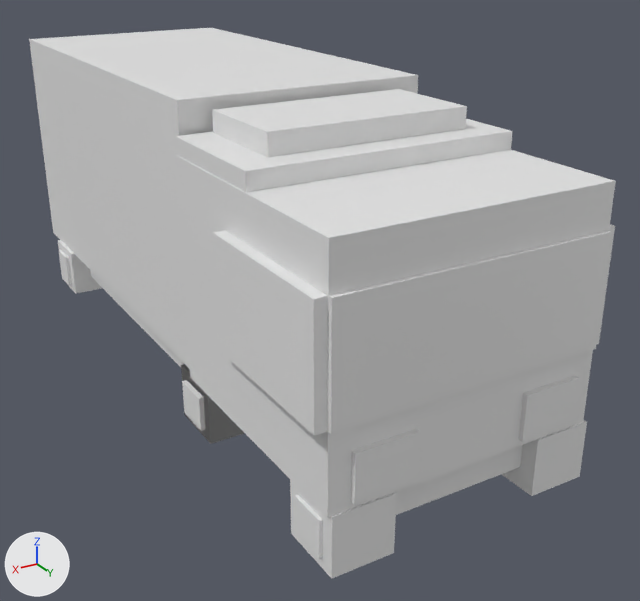
The Blender file Camion_Crossy_Road.blend, before and after one commit.
Both versions are drawn from a 50 mm camera at (8.8, 11.48, 7.62) aimed at (1.7, -0.35, 1.71). Arrows for +X, +Y and +Z are at lower left; the lights stay in place.

The scene before the commit, as lines of its bpy script (objects in view):
```python
ob_base = bpy.data.objects.new('base', me_cube_023)
ob_base.location = (2.49, -0.94, 1.2)
ob_base.rotation_euler = (0.0, 3.142, 0.0)  # degrees (0, 180, 0)
ob_cabinadelantera = bpy.data.objects.new('cabinaDelantera', me_cube_020)
ob_cabinadelantera.location = (2.48, 2.52, 3.1)
ob_focoizq = bpy.data.objects.new('focoIzq', me_cube_030)
ob_focoizq.location = (3.74, 4.5, 1.88)
ob_focoizq.rotation_euler = (-1.571, -1.571, 0.0)  # degrees (-90, -90, 0)
ob_llanta2 = bpy.data.objects.new('llanta2', me_cube_012)
ob_llanta2.location = (4.0, 4.0, 1.0)
ob_llanta3 = bpy.data.objects.new('llanta3', me_cube_013)
ob_llanta3.location = (0.87, 4.0, 1.0)
ob_llanta4 = bpy.data.objects.new('llanta4', me_cube_014)
ob_llanta4.location = (4.0, -6.0, 1.0)
ob_llanta6 = bpy.data.objects.new('llanta6', me_cube_015)
ob_llanta6.location = (4.0, 0.62, 1.0)
ob_ventanaizq = bpy.data.objects.new('ventanaIzq', me_cube_027)
ob_ventanaizq.location = (4.57, 3.25, 3.34)
ob_ventanaizq.rotation_euler = (1.571, 0.0, 1.571)  # degrees (90, 0, 90)
ob_visor = bpy.data.objects.new('visor', me_cube_026)
ob_visor.location = (2.49, 4.49, 3.35)
ob_visor.rotation_euler = (-1.571, -1.571, 0.0)  # degrees (-90, -90, 0)
# also in view: 'cabinaTrasera' at (2.43, -3.26, 3.44); 'rin1' at (4.47, 3.99, 1.0); 'techoBase' at (2.48, 1.61, 4.88); 'techoSuperior' at (2.45, 1.43, 5.16); 'focoDer' at (1.2, 4.5, 1.88)
```
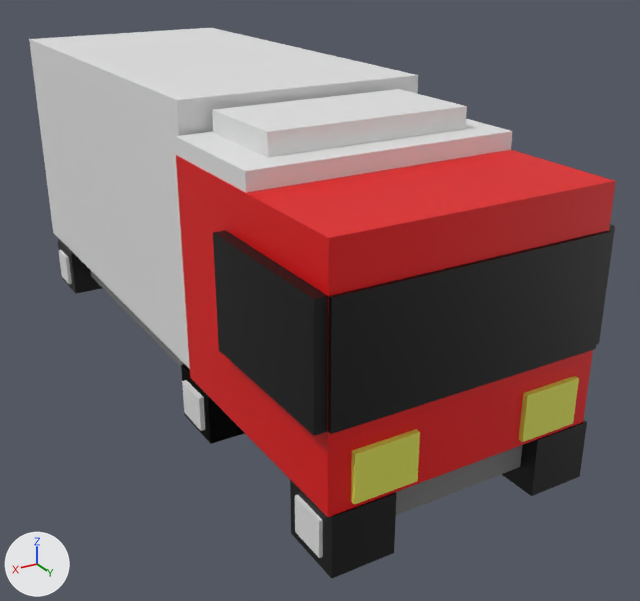
Commit message: camion
agregue color al camion

Where the change shows, as pixel boxes (x1, y1, x2, y2) in the pictures (640 x 601 px):
'cabinaDelantera', recoloured (grey to red)
    both: (176, 150, 616, 517)
'visor', recoloured (grey to black)
    both: (328, 231, 612, 434)
'ventanaIzq', recoloured (grey to black)
    both: (213, 230, 328, 436)
'llanta2', recoloured (grey to black)
    both: (290, 480, 397, 579)
'focoIzq', recoloured (grey to yellow)
    both: (351, 429, 420, 505)
'llanta3', recoloured (grey to black)
    both: (502, 420, 587, 496)
'base', recoloured
    both: (90, 270, 522, 515)
'focoDer', recoloured (grey to yellow)
    both: (518, 376, 579, 442)
'llanta6', recoloured (grey to black)
    both: (181, 364, 245, 444)
'llanta4', recoloured (grey to black)
    both: (58, 240, 102, 294)

What changed in the scene script:
```text
Add mat_material_003:
    mat_material_003 = principled_material('Material.003')
    mat_material_003.base_color = (0.778, 0.8, 0.103)  # yellow #e4e75a
Add mat_material_001:
    mat_material_001 = principled_material('Material.001')
    mat_material_001.base_color = (0.0, 0.0, 0.0)  # black #000000
Add mat_material_005:
    mat_material_005 = principled_material('Material.005')
    mat_material_005.base_color = (0.202, 0.202, 0.202)  # grey #7c7c7c
Add mat_material_004:
    mat_material_004 = principled_material('Material.004')
    mat_material_004.base_color = (0.8, 0.0, 0.00159)  # red #e70005
Change me_cube_012:
    where me_cube_012.from_pydata(...)  # 8 vertices, 6 faces; spans x -0.444..0.444, y -0.483..0.483, z -0.434..0.434
    add me_cube_012.materials.append(mat_material_001)  # black #000000
Change me_cube_013:
    where me_cube_013.from_pydata(...)  # 8 vertices, 6 faces; spans x -0.444..0.444, y -0.483..0.483, z -0.434..0.434
    add me_cube_013.materials.append(mat_material_001)  # black #000000
Change me_cube_014:
    where me_cube_014.from_pydata(...)  # 8 vertices, 6 faces; spans x -0.444..0.444, y -0.483..0.483, z -0.434..0.434
    add me_cube_014.materials.append(mat_material_001)  # black #000000
Change me_cube_015:
    where me_cube_015.from_pydata(...)  # 8 vertices, 6 faces; spans x -0.444..0.444, y -0.483..0.483, z -0.434..0.434
    add me_cube_015.materials.append(mat_material_001)  # black #000000
Change me_cube_020:
    where me_cube_020.from_pydata(...)  # 8 vertices, 6 faces; spans x -2.01..2.01, y -1.94..1.94, z -1.66..1.66
    add me_cube_020.materials.append(mat_material_004)  # red #e70005
Change me_cube_023:
    where me_cube_023.from_pydata(...)  # 8 vertices, 6 faces; spans x -1.61..1.61, y -5.16..5.16, z -0.32..0.32
    add me_cube_023.materials.append(mat_material_005)  # grey #7c7c7c
Change me_cube_026:
    where me_cube_026.from_pydata(...)  # 8 vertices, 6 faces; spans x -0.79..0.79, y -2.0..2.0, z -0.03..0.03
    add me_cube_026.materials.append(mat_material_001)  # black #000000
Change me_cube_027:
    where me_cube_027.from_pydata(...)  # 8 vertices, 6 faces; spans x -1.2..1.2, y -0.79..0.79, z -0.08..0.08
    add me_cube_027.materials.append(mat_material_001)  # black #000000
Change me_cube_029:
    where me_cube_029.from_pydata(...)  # 8 vertices, 6 faces; spans x -0.337..0.337, y -0.443..0.443, z -0.038..0.038
    add me_cube_029.materials.append(mat_material_003)  # yellow #e4e75a
Change me_cube_030:
    where me_cube_030.from_pydata(...)  # 8 vertices, 6 faces; spans x -0.337..0.337, y -0.443..0.443, z -0.038..0.038
    add me_cube_030.materials.append(mat_material_003)  # yellow #e4e75a
```
